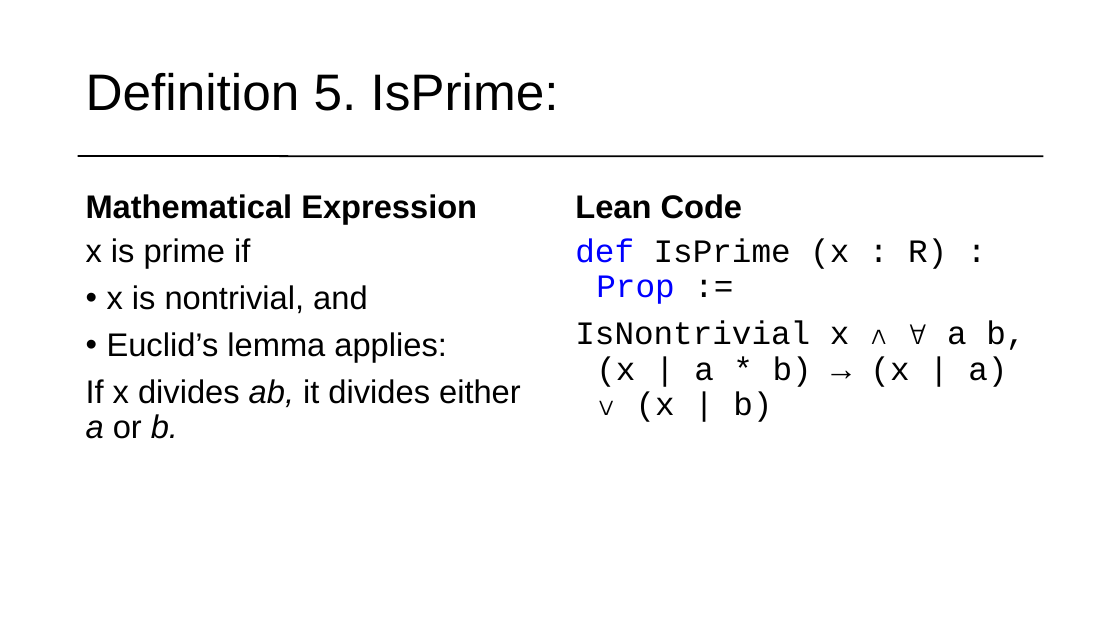
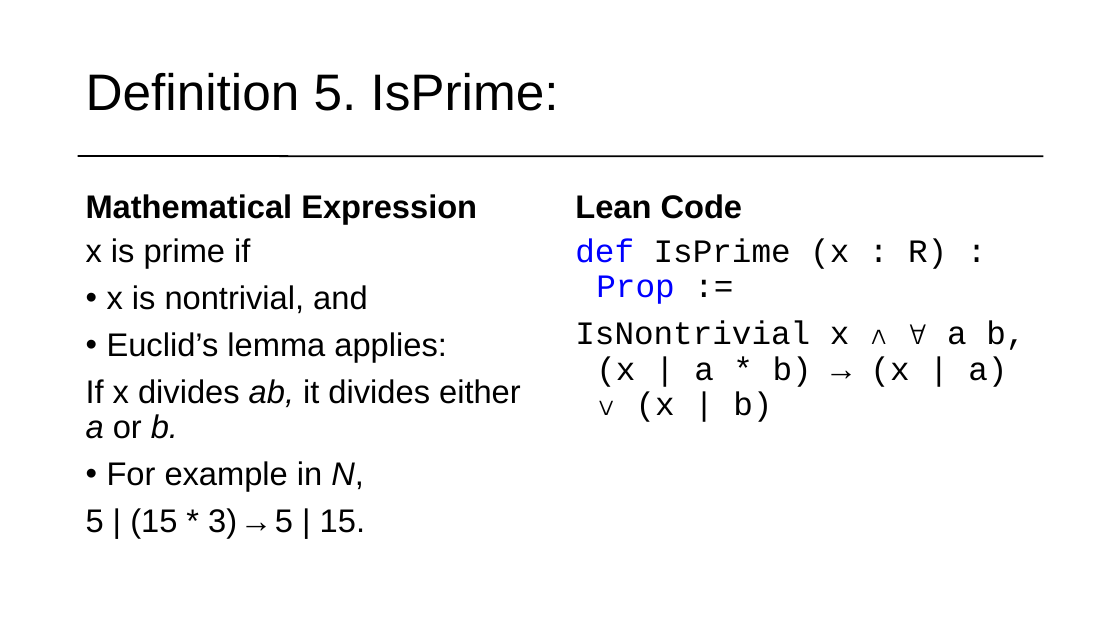
Before and after one commit to matematiflo/CompAssistedMath2024, a slide deck: slide 8 of Lean/Projects/06. Divisibility in rings (Algebra 1)/powerpoint/Lean Präsentation version 08.07.pptx. Drawn at 1120x630 pixels with LibreOffice and Linux fonts; fonts in the diff are those of the drawing. Boxes give left, top, right and bottom in pixels: in the first picture for what was removed or moved away, otherwise in the second. Text is boxed around its words. In the diff, an @@ line names an element or a change of style, - is before the commit and + after.

```diff
--- a/Lean/Projects/06. Divisibility in rings (Algebra 1)/powerpoint/Lean Präsentation version 08.07.pptx
+++ b/Lean/Projects/06. Divisibility in rings (Algebra 1)/powerpoint/Lean Präsentation version 08.07.pptx
@@ text at (x1=86, y1=461, x2=365, y2=538): paragraphs added @@
+• For example in N,
+5 | (15 * 3) → 5 | 15.
```
Also in this commit, not shown: 7 other slides changed, 4 slides added, 19 slides removed, 1 other file.
